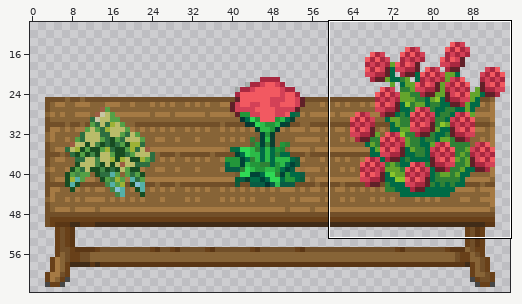
Sprite sheet: tileset/furniture/bench_with_flowers/PNG/32x32/bench_with_flowers-002.png. Above: a wide view before the commit, with the close-up outlined.
Close-up. Before the edit:
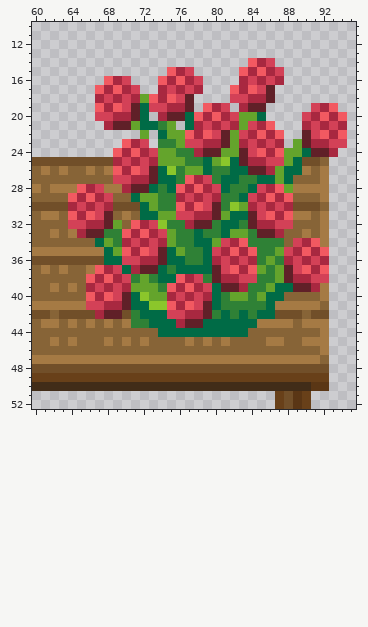
The file is 96x64 pixels. Pixels under 10% opacity are left out. Colours within 5 levels of each other are drawn and written as one. Shown: x 60..95, y 10..52. The wide view leaves out empty margins.
The result:
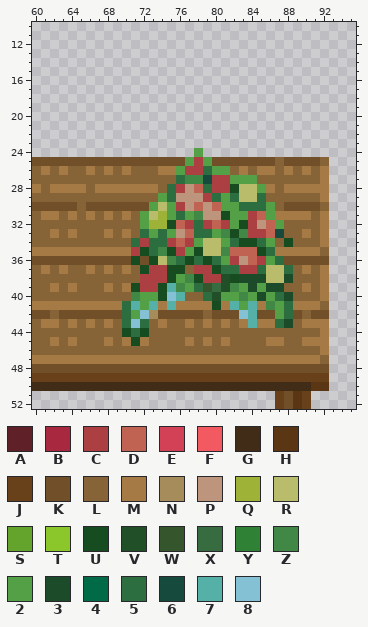
Palette (. is transparent): A #602028  B #a82840  C #ab3f42  D #c16352  E #d34157  F #f25961  G #412c18  H #5a3615  J #684019  K #714f29  L #876437  M #a57a44  N #a68b5b  P #bc957c  Q #9db236  R #b9bc6a  S #64a42c  T #8bc62b  U #174c21  V #215028  W #35562c  X #366c3f  Y #2f8136  Z #418746  2 #54a046  3 #1b4b28  4 #006b46  5 #2d6e40  6 #164a3d  7 #55b0a7  8 #84c1d5
The exact change:
@@ x 60..95 @@
 13 ....................................
-14 ........................FBE.........
-15 ...............FBE.....FBFBE........
-16 ........FBE...FBFBE....BEBEB........
-17 .......FBFBE..BEBEB...FBFEA.........
-18 .......BEBEBSFBFEA....EEBBA.........
-19 .......FBFEA4EEBBA.FBE.BAA.....EBF..
-20 .......EEBBA4.BAA4FBFBESS4....EBFBF.
-21 ........BAAS44YS.4BEBEBSEBF...BEBEB.
-22 ............S.4SSFBFEASEBFBF..AEFBF.
-23 ..........FBE.YYSEEBBASBEBEB.SABBEE.
-24 .........FBFBESSYYBAASSAEFBFSS4AAB..
-25 KKKKKKKKKBEBEBSSSYY4ST4ABBEES4KKL...
-26 LMLMLLMLMFBFEA4TYSS4YY44AABS44MLM...
-27 LLLLLLLLLEEBBA44YFBEY44YY44S4LLLM...
-28 MLMMMFBEMMBAA4Y4FBFBE4YY4EBFSMMMM...
-29 LLLLFBFBELL4SSYYBEBEBYY4EBFBFLLLM...
-30 KKKKBEBEBKKK4SYYFBFEAYTSBEBEBKKKL...
-31 LMMLFBFEALML44SSEEBBAS44AEFBFMMLM...
-32 LLLLEEBBASLFBETYYBAAY44YABBEELLLM...
-33 LLMLMBAAYYFBFBESYY4YY4SSYAABLLMLM...
-34 LLLLLLL4SYBEBEBSYY44SEBFYYYYLEBFM...
-35 MMMMMMMM4SFBFEA4SYY4EBFBFYYSEBFBF...
-36 KKKKKKKK44EEBBA44YY4BEBEBYSYBEBEB...
-37 LMLMLLMFBE4BAA4Y4444AEFBFSYSAEFBF...
-38 LLLLLLFBFBEYSY44FBEYABBEEYYSABBEE...
-39 LLMLMLBEBEBSSSYFBFBE4AABYYS44AABM...
-40 LLLLLLFBFEA4TSSBEBEB4YSSYS44LLLLM...
-41 MMMMMMEEBBA44TTFBFEA4YYYYY4MMMMML...
-42 KKLKKKKBAAKY444EEBBAY4Y4Y44KKKLKK...
-43 LMMLMLMLMLMYY444BAA444444MMMMLMMM...
-44 LLLLLLLLLLLLLL4444444444LLLLLLLLM...
-45 LLMLMLLLMLMLMLLLLMLMLMLLLLMMLLMMM...
+14 ....................................
+15 ....................................
+16 ....................................
+17 ....................................
+18 ....................................
+19 ....................................
+20 ....................................
+21 ....................................
+22 ....................................
+23 ....................................
+24 ..................2.................
+25 KKKKKKKKKKKKKKKKK2C2KKKKKKKLKKKKL...
+26 LMLMLLMLMLMLLLMM2CC522LMLMMLMLMLM...
+27 LLLLLLLLLLLLLLLL5ZZ6CC222LLLLLLLM...
+28 MLMMMMLMMMMMMML5CPD5CCURR2MLMMMMM...
+29 LLLLLLLLLLLLLL25PPPC525RR5LLLLLLM...
+30 KKKKKLKKKKKKK2R2CPDPD225552LKKKKL...
+31 LMMLMLMLMLML2RQ252ZPPU22CD2MMMMLM...
+32 LLLLLLLLLLLL2QQUDC5CDC2UCPD2LLLLM...
+33 LLMLMLLLMLML5252PD552ZUZCCD6LLMLM...
+34 LLLLLLLLLLL5C55CDC2RR25UU52LULLLM...
+35 MMMMMMMMMMMCU5ZUC2URRZDDDU5MMMMML...
+36 KKKKKKKKKKKUKURZ5U5U52CPDC25KKKKK...
+37 LMLMLLMLMLMLUCCUULCCU55CC5RR5LMLM...
+38 LLLLLLLLLLLLCCCU2ZUCCVU333RR3LLLM...
+39 LLMLMLLLMLMUCCU7Z25WXVZ23233LLMLM...
+40 LLLLLLLLLLLZ22U87LL5V22Z23253LLLM...
+41 MMMMMMMMMM5727M7MMMMUM727MZ25MMML...
+42 KKLKKKKKKK528NKKKKKLKKK87KK25KLKK...
+43 LMMLMLMLML585LMLLMLMLMLM7MM53LMMM...
+44 LLLLLLLLLLU5ULLLLLLLLLLLLLLLLLLLM...
+45 LLMLMLLLMLMUMLLLLMLMLMLLLLMMLLMMM...
 46 LLLLLLLLLLLLLLLLLLLLLLLLLLLLLLLLM...
Where, in picture pixels (left, top, right, bottom), the same in both close-ups:
changed: (68, 58, 347, 346)
